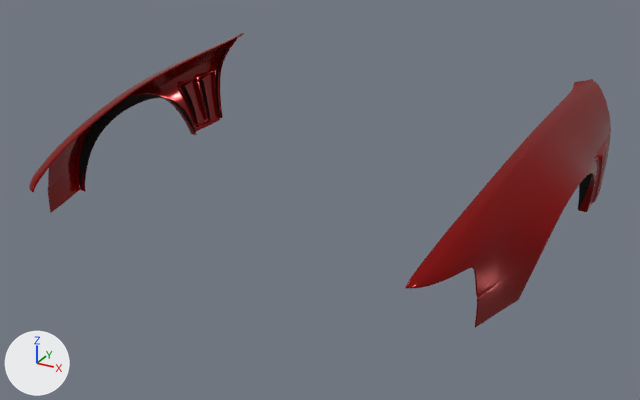
The glTF model content/cars/nissan_rs13/frontfenders_carmodifywonderglare.glb, before and after one commit.
Rendered twice from a 50 mm camera at (1.41, -3.8, 1.54) aimed at (0.02, -1.27, 0.28). Lighting does not change. The marker at lower left points along +X, +Y and +Z. Vertices at the same position are counted once.

Names of what the first picture shows: 'Cover', 'Fenders'.
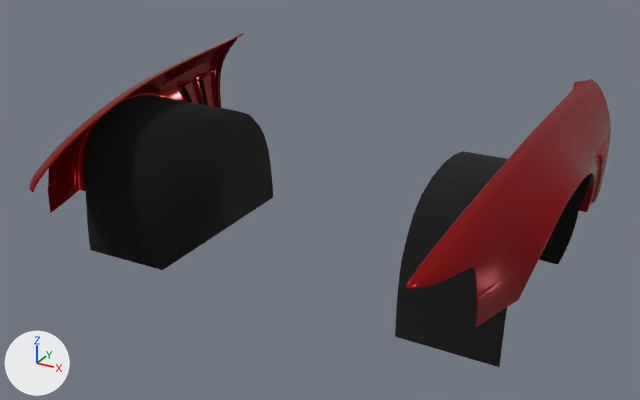
Changed parts and their boxes [x1, y1, x2, y2] in the pictures (640 x 400 px):
'Undercarriage', added: after [83, 95, 591, 367]
'Cover', reshaped: before [79, 39, 591, 210]; after [180, 39, 234, 107]
part 1 of me_cover, deleted (black): before [79, 94, 197, 187]
part 2 of me_cover, deleted: before [578, 174, 591, 210]

The change, as a list of edits to the scene's bpy script:
```text
Change me_cover:
    where me_cover.from_pydata(...)  # 278 vertices, 258 faces; spans x -0.89..0.89, y -1.57..-0.57, z 0.25..0.63
    used by ob_cover; location = (0.0, 0.0, 0.0)
    me_cover part 1: the loose piece of 70 vertices spanning x -0.89..-0.82, y -1.57..-0.84, z 0.25..0.5 is deleted
    me_cover part 2: the loose piece of 70 vertices spanning x 0.82..0.89, y -1.57..-0.84, z 0.25..0.5 is deleted
    remove me_cover.materials.append(mat_black_mate_002)
Add me_undercarriage:
    me_undercarriage.from_pydata(...)  # 138 vertices, 166 faces; spans x -0.89..0.89, y -1.58..-0.81, z 0.01..0.5
    me_undercarriage.materials.append(mat_black_mate_002)
Add ob_undercarriage:
    ob_undercarriage = bpy.data.objects.new('Undercarriage', me_undercarriage)
    ob_undercarriage.location = (0.0, 0.0, 0.0)
    ob_undercarriage.rotation_euler = (3.142, 0.0, 0.0)  # degrees (180, 0, 0)
    ob_undercarriage.scale = (-1.0, -1.0, -1.0)
```
